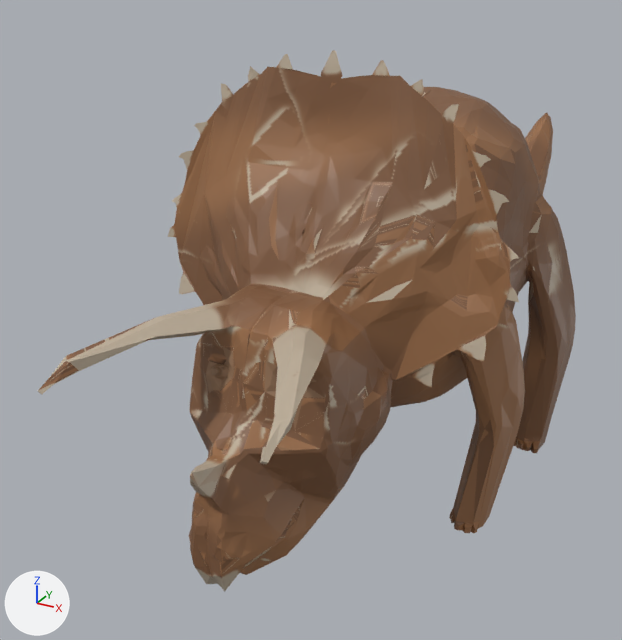
The Blender file models/triceratops-sculpt.blend: old version first, new version second.
One viewpoint serves both versions: a 50 mm camera at (2.06, -5.01, 3.29) aimed at (-0.62, -0.15, 0.86). Lighting does not change. The marker at lower left points along +X, +Y and +Z.

The older version as bpy lines, for what is in view:
```python
me_plane_001 = bpy.data.meshes.new('Plane.001')
me_plane_001.from_pydata(...)  # 4102 vertices, 8211 faces, 1 loose edge; spans x -0.86..2.15, y -2.67..3.51, z -1.07..1.07
me_plane_001.materials.append(mat_material)  # picture img_material_base_color
ob_plane_001 = bpy.data.objects.new('Plane.001', me_plane_001)
ob_plane_001.location = (0.0, -0.016, 0.638)
ob_plane_001.rotation_euler = (0.0, -1.571, 0.0)  # degrees (0, -90, 0)
```
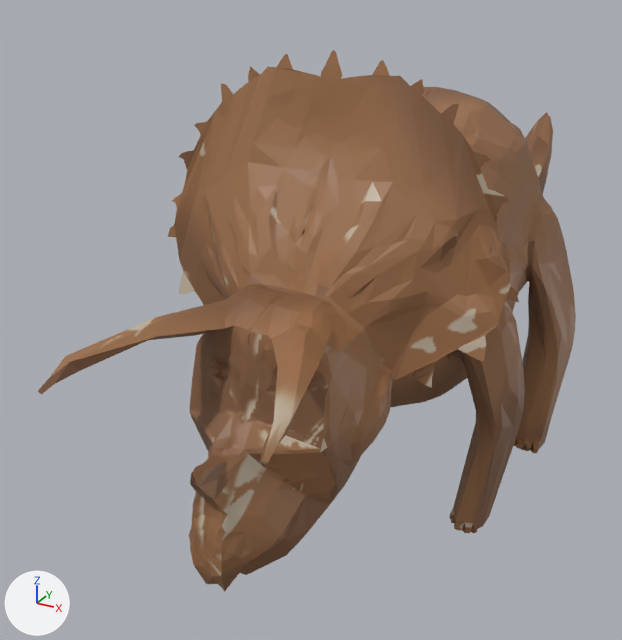
Where the change shows, as pixel boxes (x1, y1, x2, y2) in the pictures (622 x 640 px):
part 1 of me_plane_001, cut back
    both: (190, 465, 221, 587)
part 2 of me_plane_001, surface changed
    both: (38, 50, 576, 592)

What the commit changed:
me_plane_001 is used by ob_plane_001; location (0.0, -0.016, 0.638); rotation (0.0, -1.571, 0.0), in degrees (0, -90, 0).
me_plane_001 had 4102 vertices, 8211 faces, 1 loose edge and spanned x -0.86..2.15, y -2.67..3.51, z -1.07..1.07.
me_plane_001 now has 4053 vertices, 8043 faces, 1 loose edge and spans x -0.86..2.15, y -2.67..3.51, z -1.07..1.07.
Part 1, on me_plane_001:
50 vertices are removed from x -0.29..0.46, y -2.38..-2.21, z -0.01..0.01.
331 faces are deleted.
2 vertices move within x 0.1..0.44, y -2.3..-2.28, z 0.0.
1 vertex is added at (0.05, -2.29, 0.0).
163 new faces join them.
me_plane_001 part 2: 7881 kept faces spanning x -0.86..2.15, y -2.67..3.51, z -1.07..1.07 get new texture (UV) coordinates.
